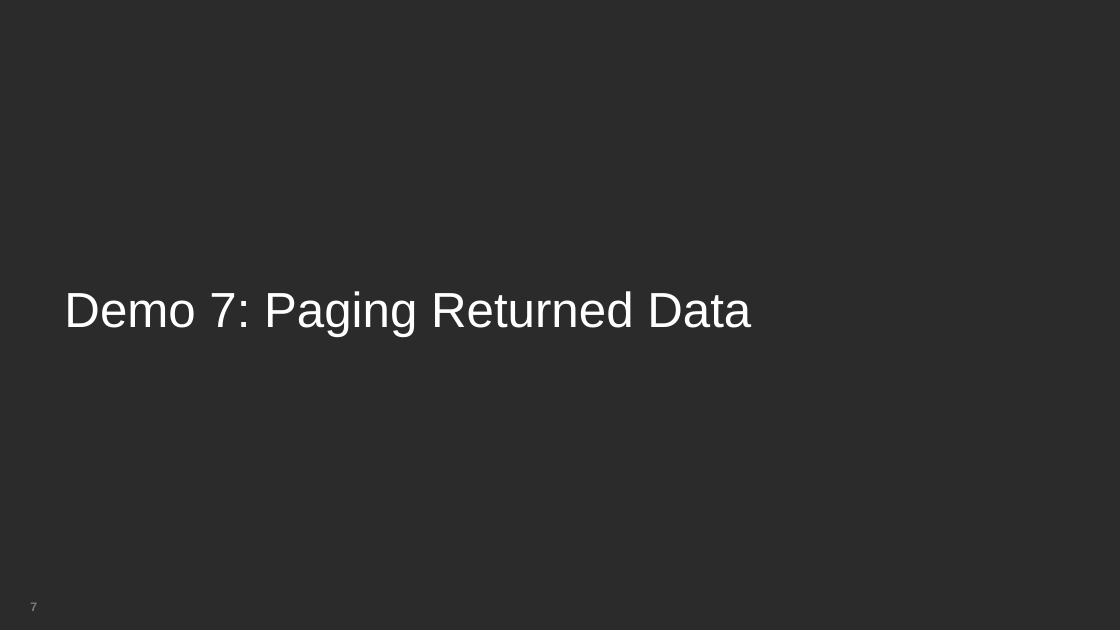
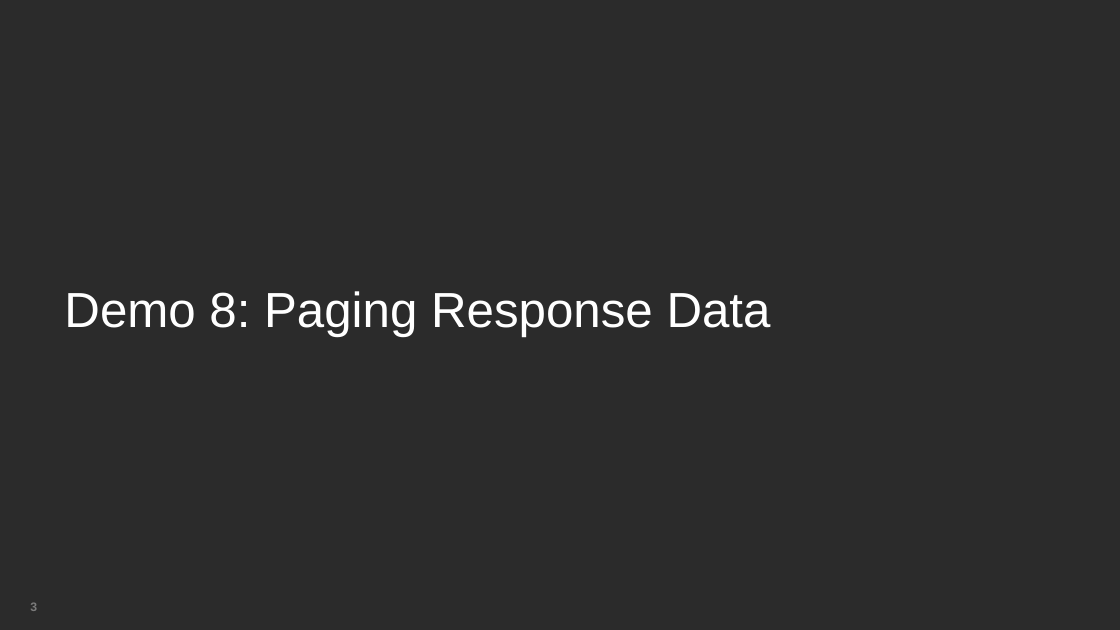
Before and after one commit to BrightcoveLearning/VideoCloudMediaAPI, a slide deck: slide 3 of VideoSessionsMaterials/paging-results.pptx (slide 7 before the commit). Drawn at 1120x630 pixels with LibreOffice and Linux fonts; fonts in the diff are those of the drawing; background and template pictures are left out; a plain dark background stands for a picture behind light text. Boxes give left, top, right and bottom in pixels: in the first picture for what was removed or moved away, otherwise in the second. Text is boxed around its words. In the diff, an @@ line names an element or a change of style, - is before the commit and + after.

```diff
--- a/VideoSessionsMaterials/paging-results.pptx
+++ b/VideoSessionsMaterials/paging-results.pptx
@@ text at box(64, 291, 771, 337): text changed @@
-Demo 7: Paging Returned Data
+Demo 8: Paging Response Data
@@ page number at box(30, 603, 37, 611): text changed @@
-7
+3
```
Also in this commit, not shown: 1 other slide changed, 4 slides removed.
